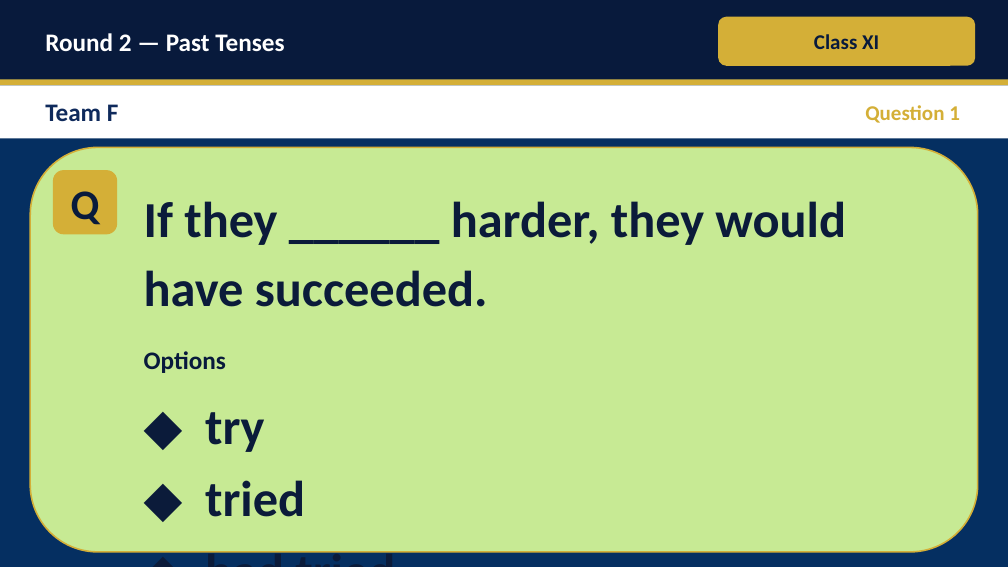
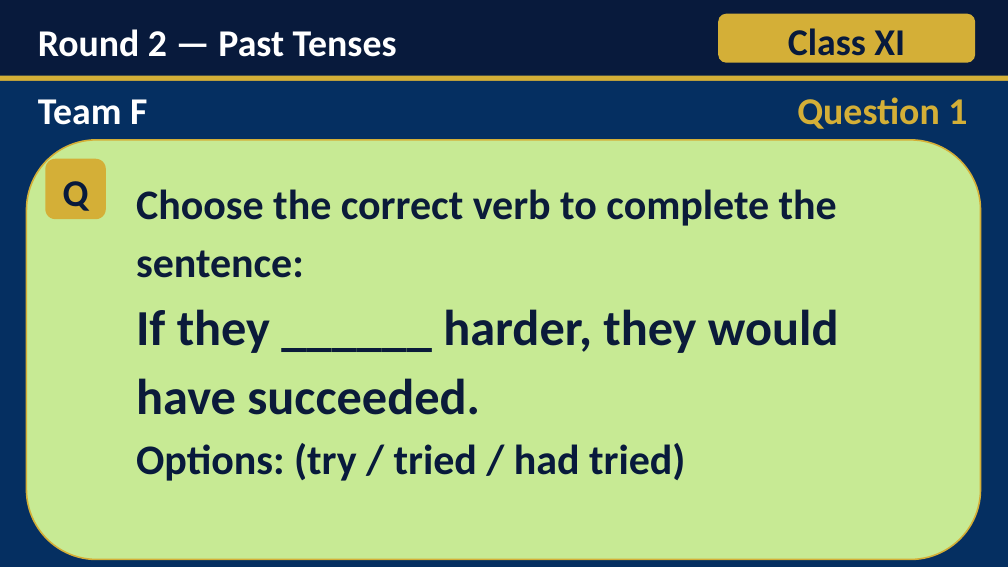
Before and after one commit to Jassi2821/Just_Learning, a slide deck: slide 21 of Inter_Branch_English_Grammar_Quiz.pptx. Drawn at 1008x567 pixels with LibreOffice and Linux fonts; fonts in the diff are those of the drawing. Boxes give left, top, right and bottom in pixels: in the first picture for what was removed or moved away, otherwise in the second. Text is boxed around its words. In the diff, an @@ line names an element or a change of style, - is before the commit and + after.

Commit message:
Rebuild quiz deck with exact verbatim questions and new font sizing
- Questions match source text exactly (instruction lines, hints, options)
- Headings: 36pt bold
- Instruction line (e.g. Fill in the blank...): 40pt bold
- Question text + options: 48pt bold
- 'Options' word: 40pt bold
- Background: #052F61, question card: #C7EA94
- Removed answer band and footer from question slides
- 67 slides total, all XML well-formed

```diff
--- a/Inter_Branch_English_Grammar_Quiz.pptx
+++ b/Inter_Branch_English_Grammar_Quiz.pptx
@@ text "Round 2 — Past Tenses": place and size @@
-text "Round 2 — Past Tenses" at box(45, 33, 284, 52)
+text "Round 2 — Past Tenses" at box(38, 29, 397, 57)
@@ text "Round 2 — Past Tenses" at box(38, 29, 397, 57): size 24 to 36 pt; line spacing 1 to 1.1 @@
@@ text "Class XI" at box(788, 28, 905, 65): size 20 to 36 pt; line spacing 1 to 1.1 @@
@@ rectangle: place and size @@
-rectangle at box(0, 79, 1008, 85)
+rectangle at box(0, 76, 1008, 81)
@@ rectangle: place and size @@
-rectangle at box(0, 85, 1008, 138)
+rectangle at box(0, 81, 1008, 134)
@@ rectangle at box(0, 81, 1008, 134): fill #FFFFFF to #052F61 @@
@@ text "Team F": place and size @@
-text "Team F" at box(45, 104, 119, 121)
+text "Team F" at box(38, 99, 147, 125)
@@ text "Team F" at box(38, 99, 147, 125): size 24 to 36 pt, text colour #0F2A5C to #FFFFFF; line spacing 1 to 1.1 @@
@@ text "Question 1" at box(797, 97, 967, 129): size 20 to 36 pt; line spacing 1 to 1.1 @@
@@ rounded rectangle: place and size @@
-rounded rectangle at box(30, 147, 978, 552)
+rounded rectangle at box(26, 140, 981, 560)
@@ text "Q": place and size @@
-text "Q" at box(71, 191, 100, 225)
+text "Q" at box(63, 181, 89, 211)
@@ text "Q" at box(63, 181, 89, 211): size 40 to 36 pt; line spacing 1 to 1.1 @@
@@ rounded rectangle: place and size @@
-rounded rectangle at box(53, 170, 117, 234)
+rounded rectangle at box(45, 159, 106, 219)
@@ text "Choose the correct verb to ...": place and size @@
-text "Choose the correct verb to ..." at box(144, 201, 846, 307)
+text "Choose the correct verb to ..." at box(136, 189, 839, 481)
@@ text at box(136, 189, 837, 278): paragraph added @@
+Choose the correct verb to complete the sentence:
@@ text removed at box(144, 351, 226, 373) @@
-Options
@@ text removed at box(205, 412, 305, 517) @@
-◆ try
-◆ tried
-◆ had tried
@@ text at box(136, 443, 685, 481): paragraph added @@
+Options: (try / tried / had tried)
```
Also in this commit, not shown: 66 other slides changed, 2 other files.
